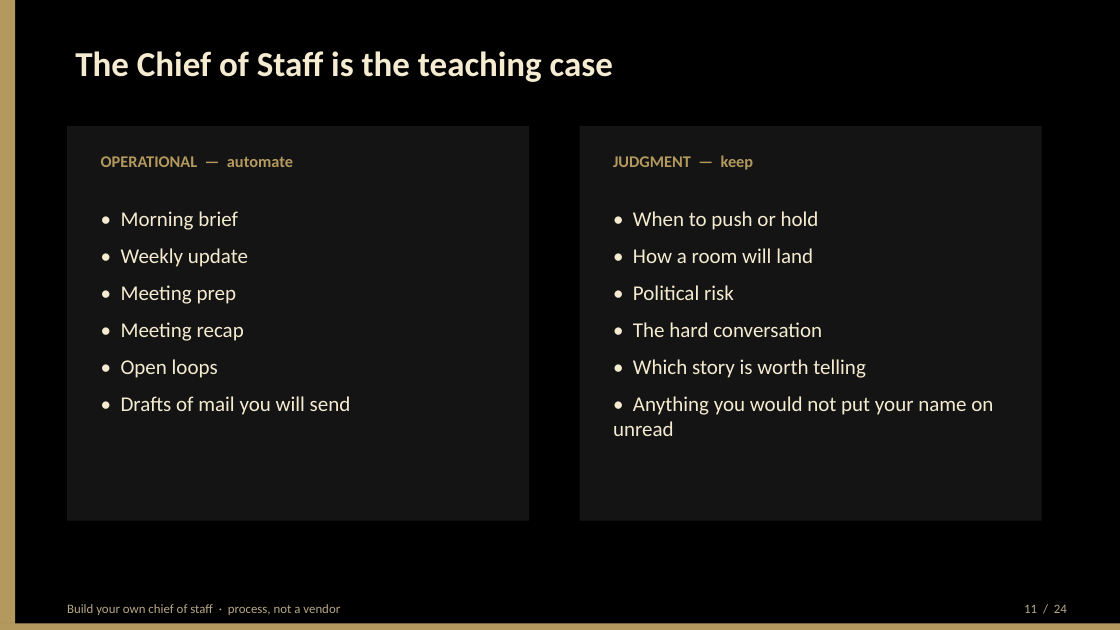
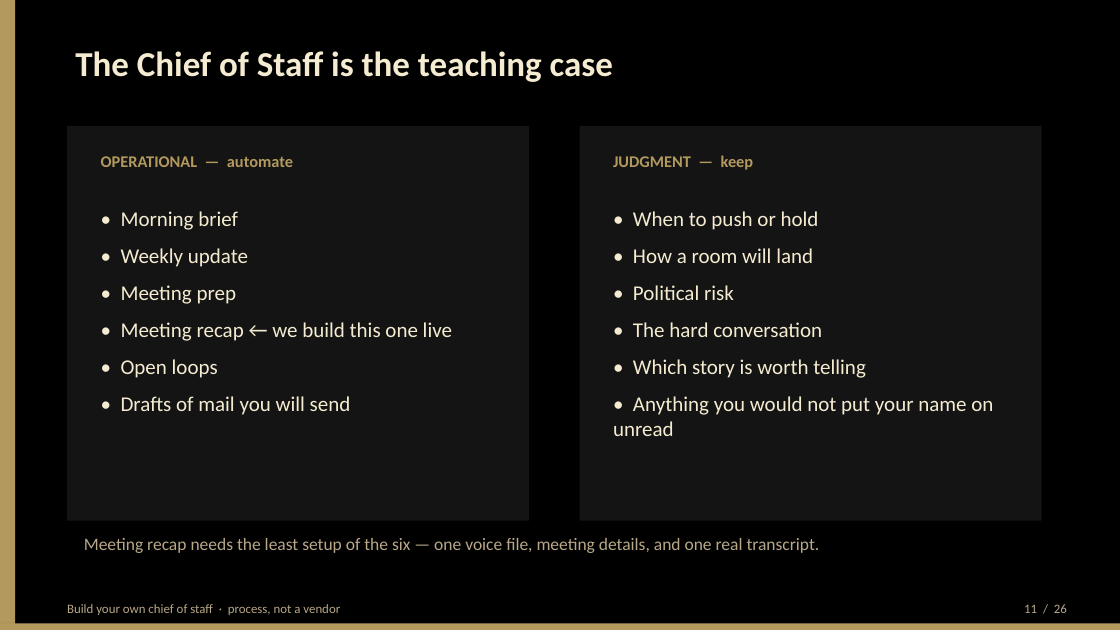
Before and after one commit to BittahCriminal/build-your-own-chief-of-staff, a slide deck: slide 11 of slides/building-your-own-chief-of-staff.pptx. Drawn at 1120x630 pixels with LibreOffice and Linux fonts; fonts in the diff are those of the drawing. Boxes give left, top, right and bottom in pixels: in the first picture for what was removed or moved away, otherwise in the second. Text is boxed around its words. In the diff, an @@ line names an element or a change of style, - is before the commit and + after.

Commit message:
Add live demo and candidate scoring

```diff
--- a/slides/building-your-own-chief-of-staff.pptx
+++ b/slides/building-your-own-chief-of-staff.pptx
@@ text at (121, 322, 452, 341): text changed @@
-• Meeting recap
+• Meeting recap ← we build this one live
@@ text added at (84, 538, 820, 553), 15 pt, text #B8A888 @@
+Meeting recap needs the least setup of the six — one voice file, meeting details, and one real transcript.
@@ text at (1024, 604, 1067, 613): text changed @@
-11 / 24
+11 / 26
```
Also in this commit, not shown: 22 other slides changed, 3 slides added, 1 slide removed, 8 other files.
